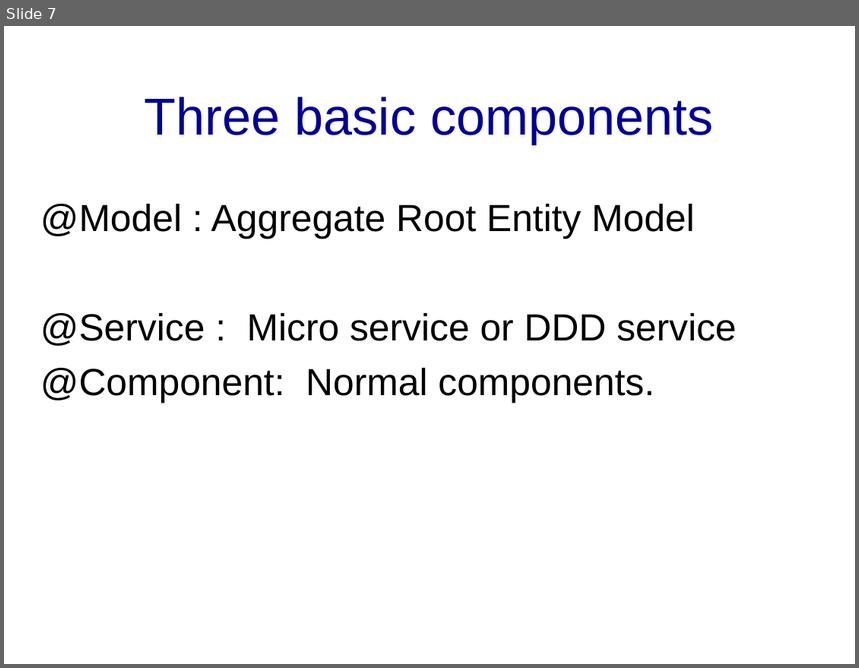
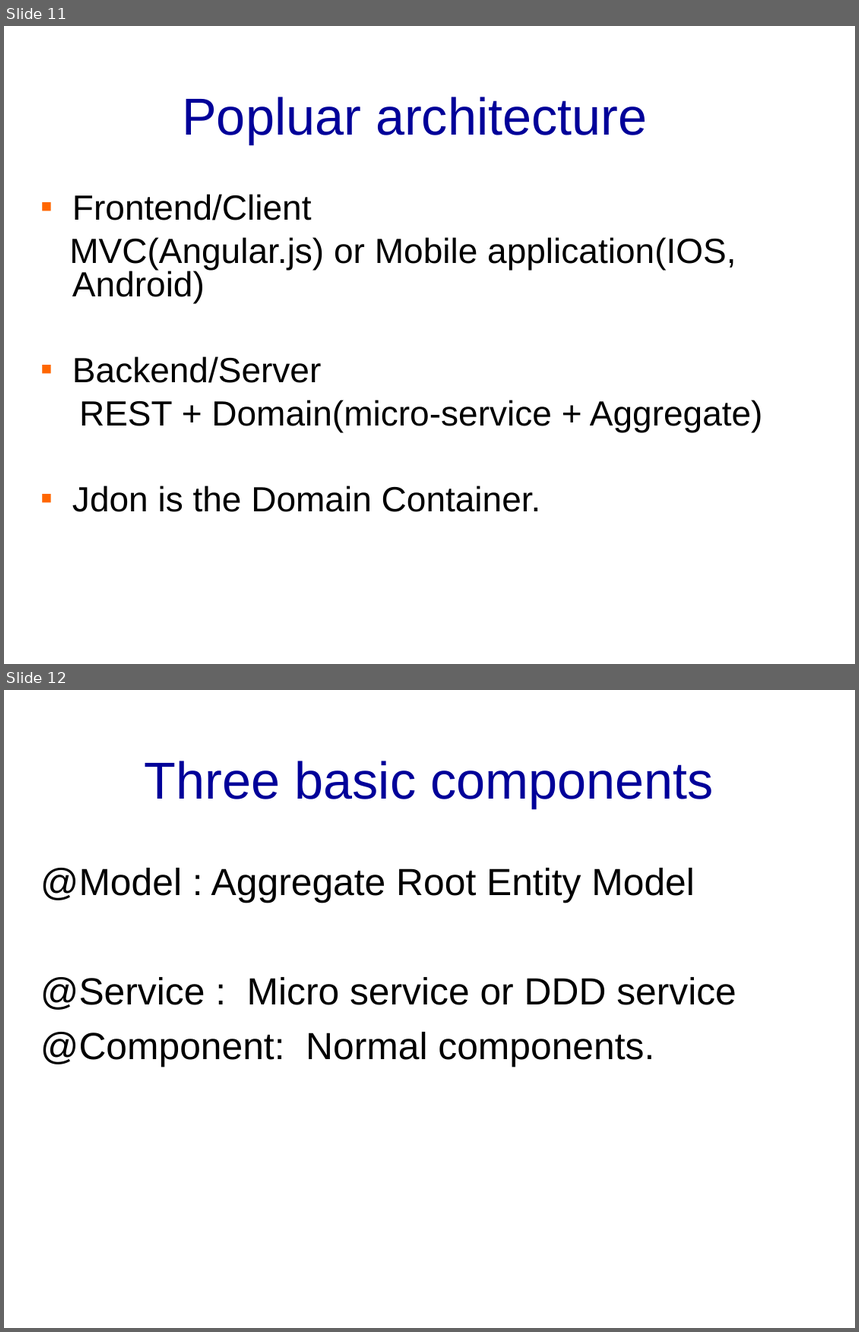
Before and after one commit to banq/jdonframework, a slide deck: doc/english/JdonFramework.ppt. Shown one above the other, each under a label of ours: slide 7 before the commit, slides 11 and 12 after it. The pictures are 859x668 and 859x1332 pixels, drawn with LibreOffice and Linux fonts; fonts in the diff are those of the drawing; background and template pictures are left out. Boxes give left, top, right and bottom in pixels: in the first picture for what was removed or moved away, otherwise in the second. Text is boxed around its words. In the diff, an @@ line names an element or a change of style, - is before the commit and + after.

```diff
--- a/doc/english/JdonFramework.ppt
+++ b/doc/english/JdonFramework.ppt
@@ slide 11 added at (4,26,855,664), background picture (left out) @@
@@ title added at (182,97,647,145), 44 pt, text #000099 @@
+Popluar architecture
@@ text added at (69,194,763,512), 29.6 pt, text #000000 @@
+▪ Frontend/Client
+MVC(Angular.js) or Mobile application(IOS, Android)
+▪ Backend/Server
+REST + Domain(micro-service + Aggregate)
+▪ Jdon is the Domain Container.
@@ what was slide 7 is now slide 12 @@
```
Also in this commit, not shown: 1 slide changed, 5 other slides added, 1 slide removed.
